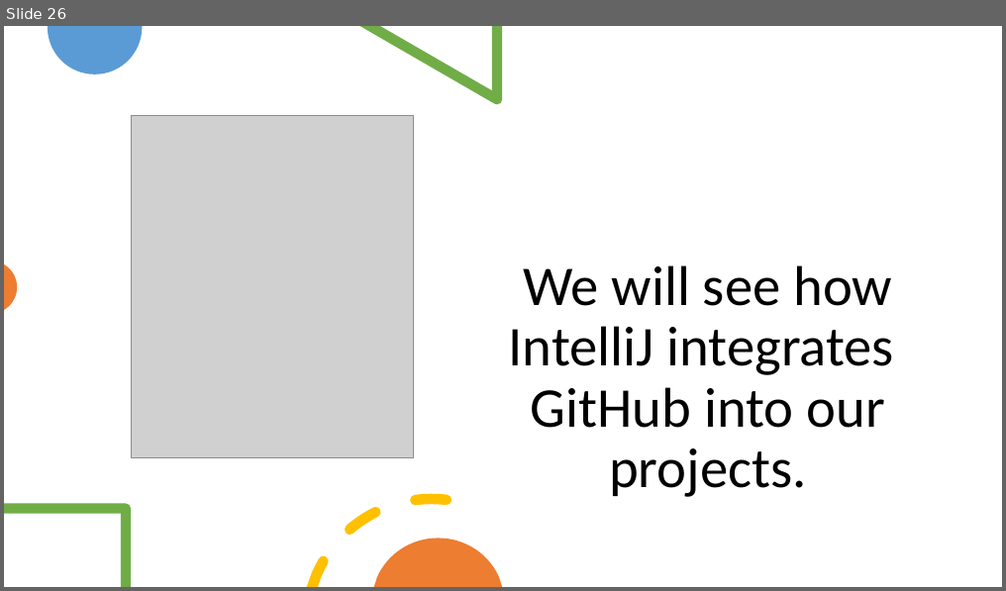
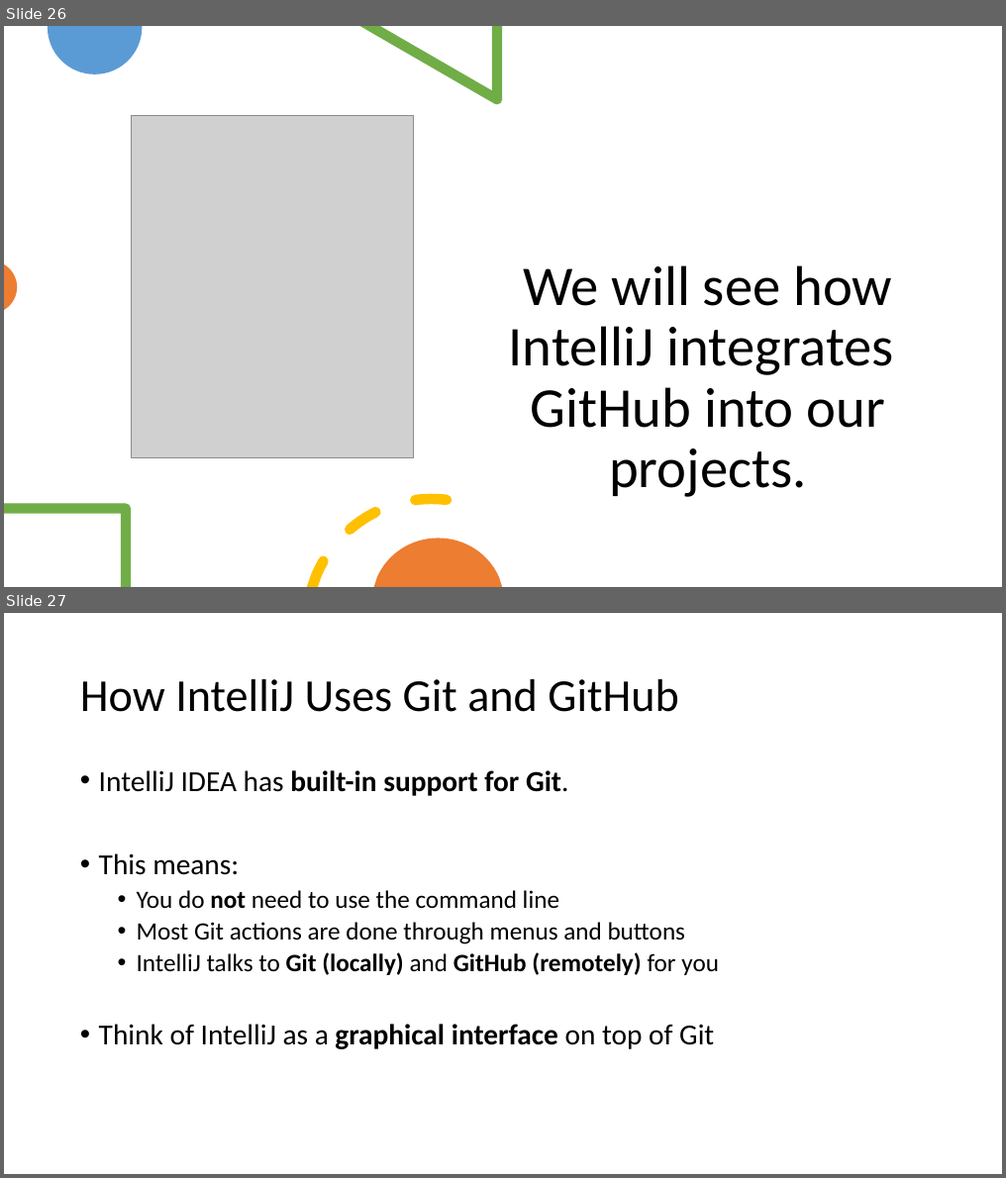
Before and after one commit to Programming-Fundamentals-SETU/prog-fund-2-jan-26, a slide deck: topic02-primitive-arrays/unit-02a-lectures/talk-4-github/github.pptx. Shown one above the other, each under a label of ours: slide 26 before the commit, slides 26 and 27 after it. The pictures are 1006x591 and 1006x1178 pixels, drawn with LibreOffice and Linux fonts; fonts in the diff are those of the drawing; grey boxes stand for pictures. Boxes give left, top, right and bottom in pixels: in the first picture for what was removed or moved away, otherwise in the second. Text is boxed around its words. In the diff, an @@ line names an element or a change of style, - is before the commit and + after.

```diff
--- a/topic02-primitive-arrays/unit-02a-lectures/talk-4-github/github.pptx
+++ b/topic02-primitive-arrays/unit-02a-lectures/talk-4-github/github.pptx
@@ slide 27 added at [4, 613, 1002, 1174], background #FFFFFF @@
@@ title added at [80, 679, 678, 712], 44 pt, text #000000 @@
+How IntelliJ Uses Git and GitHub
@@ text added at [99, 770, 719, 1050], 24 pt, text #000000 @@
+• IntelliJ IDEA has built-in support for Git.
+• This means:
+  • You do not need to use the command line
+  • Most Git actions are done through menus and buttons
+  • IntelliJ talks to Git (locally) and GitHub (remotely) for you
+• Think of IntelliJ as a graphical interface on top of Git
```
Also in this commit, not shown: 1 slide changed, 8 other slides added, 17 other files.
